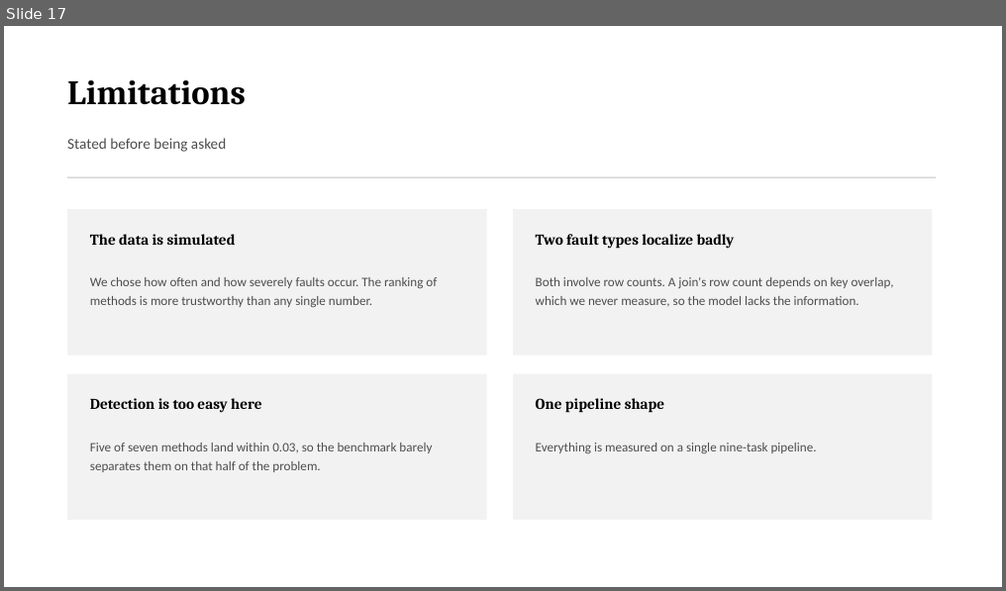
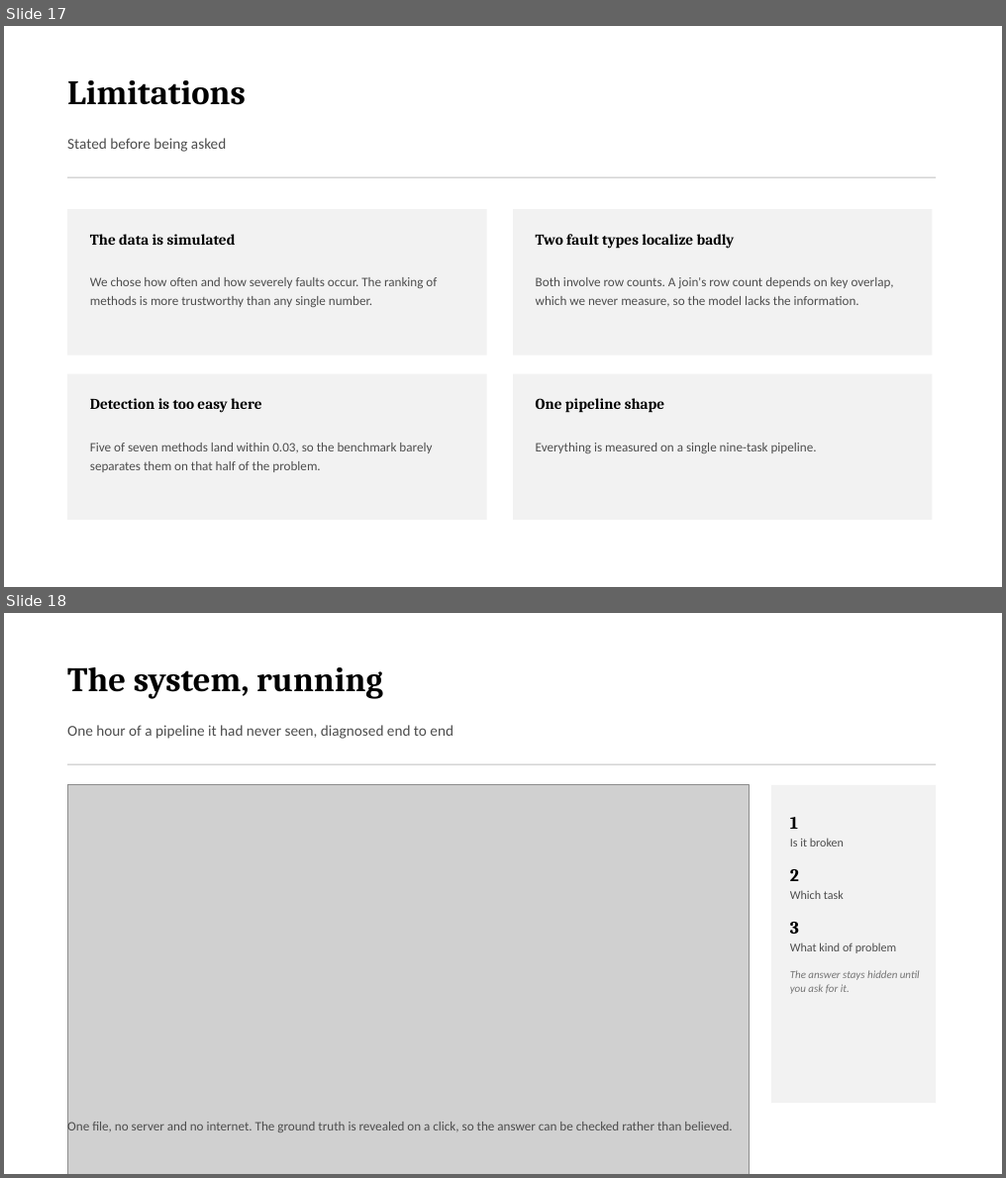
Before and after one commit to AKSHATSPAR/ssl-etl-error-detection, a slide deck: artifacts/slides/ETL_Review2_BW.pptx. Shown one above the other, each under a label of ours: slide 17 before the commit, slides 17 and 18 after it. The pictures are 1006x591 and 1006x1178 pixels, drawn with LibreOffice and Linux fonts; fonts in the diff are those of the drawing; grey boxes stand for pictures. Boxes give left, top, right and bottom in pixels: in the first picture for what was removed or moved away, otherwise in the second. Text is boxed around its words. In the diff, an @@ line names an element or a change of style, - is before the commit and + after.

Commit message:
Show the running system, in its own colour
The monochrome rule covers type and drawn illustration. A screenshot is a
photograph of something that exists, and greying it out would misrepresent the
thing being shown, so the deck now carries a full-resolution capture of the
demo in real colour beside eighteen slides of greyscale.

It also fills a gap. A review assessed on methodology had no evidence anywhere
that the method had been built and run, only diagrams of what it does. The slide
sits immediately before the conclusion and annotates the three questions the
interface answers.

Captured with headless Chrome against the built page rather than screen-grabbed,
so it is reproducible and sharp enough to project.

Nineteen slides. Text and shape colours are still entirely greyscale, verified
by auditing the packed XML, and no text overflows.

```diff
--- a/artifacts/slides/ETL_Review2_BW.pptx
+++ b/artifacts/slides/ETL_Review2_BW.pptx
@@ slide 18 added at bbox=[4, 613, 1002, 1174], background #FFFFFF @@
@@ text added at bbox=[67, 667, 383, 699], 33 pt, text #000000, bold @@
+The system, running
@@ text added at bbox=[67, 725, 453, 739], 14.5 pt, text #4D4D4D @@
+One hour of a pipeline it had never seen, diagnosed end to end
@@ rectangle added at bbox=[67, 764, 936, 765], fill #C0C0C0 @@
@@ picture added at bbox=[67, 785, 748, 1174] @@
@@ rectangle added at bbox=[771, 785, 936, 1103], fill #F2F2F2 @@
@@ text added at bbox=[790, 817, 920, 994], 10.5 pt, text #757575 @@
+1
+Is it broken
+2
+Which task
+3
+What kind of problem
+The answer stays hidden until you ask for it.
@@ text added at bbox=[67, 1120, 732, 1135], 12.5 pt, text #4D4D4D @@
+One file, no server and no internet. The ground truth is revealed on a click, so the answer can be checked rather than believed.
```
Also in this commit, not shown: 7 other files.
